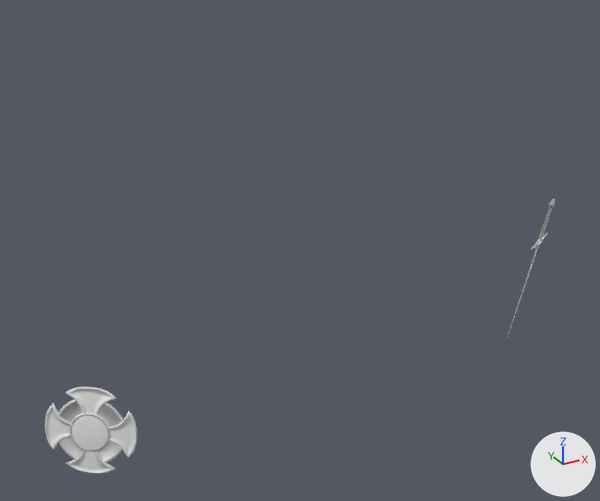
The FBX model Assets/Models/Knight 1/final/weapon.fbx: old version first, new version second.
The view is the same before and after, from a 50 mm lens placed at (-4.77, -12.97, 4.72), pointed at (-0.24, -4.74, 0.61). The lights are fixed; the arrows at lower right show +X, +Y and +Z. Where no turn or scale is listed for an object, it has been applied to the vertices.

Objects in the first picture: 'Merged_Sword_Sides_low1:Group62261_MAT_SWORD_0', 'Object_3.072'.
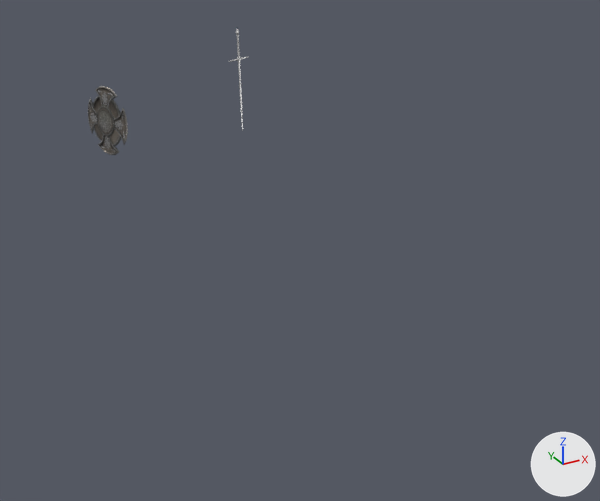
Scene script edits in JSON lines:
```json
{"op": "add", "block": "img_shield_png", "code": ["img_shield_png = load_image('shield.png', '../textures/shield.png', 1024, 1024, 'sRGB')"]}
{"op": "add", "block": "mat_belt", "code": ["mat_belt = principled_material('Belt')", "mat_belt.texture = img_shield_png", "mat_belt.metallic = 0.295", "mat_belt.roughness = 0.768"]}
{"op": "add", "block": "me_object_0_103", "code": ["me_object_0_103 = bpy.data.meshes.new('Object_0.103')", "me_object_0_103.from_pydata(...)  # 1439 vertices, 2436 faces; spans x -0.177..0.159, y -0.504..0.527, z -0.5..0.579", "me_object_0_103.materials.append(mat_belt)  # picture img_shield_png"]}
{"op": "remove", "block": "ob_object_3_072", "code": ["ob_object_3_072 = bpy.data.objects.new('Object_3.072', me_object_1_006)", "ob_object_3_072.location = (-3.7, -7.88, 1.11)"]}
{"op": "set", "path": "ob_merged_sword_sides_low1_group62261_mat_sword_0.location", "old": "(1.34, -7.11, 1.33)", "new": "(1.21, 0.05, 2.06)"}
{"op": "set", "path": "ob_merged_sword_sides_low1_group62261_mat_sword_0.rotation_euler", "old": "(0.555, 2.174, 1.262)", "new": "(0.766, 2.347, 1.375)", "note": "degrees (32, 125, 72) -> degrees (44, 134, 79)"}
{"op": "add", "block": "ob_object_2_023", "code": ["ob_object_2_023 = bpy.data.objects.new('Object_2.023', me_object_0_103)", "ob_object_2_023.location = (-1.22, -0.22, 1.27)"]}
```

Pixel boxes (x1, y1, x2, y2) of what changed, in the pictures (600 x 501 px):
```json
{"object": "Object_3.072", "change": "deleted", "before": [45, 387, 137, 474], "faces in mat_phong1sg (white #e7e7e7)": [45, 387, 137, 474], "faces in mat_shield (white #e7e7e7)": [58, 399, 123, 463]}
{"object": "Object_2.023", "change": "added", "after": [88, 86, 128, 155]}
{"object": "Merged_Sword_Sides_low1:Group62261_MAT_SWORD_0", "change": "moved, turned", "before": [507, 199, 555, 337], "after": [229, 29, 249, 131]}
```
